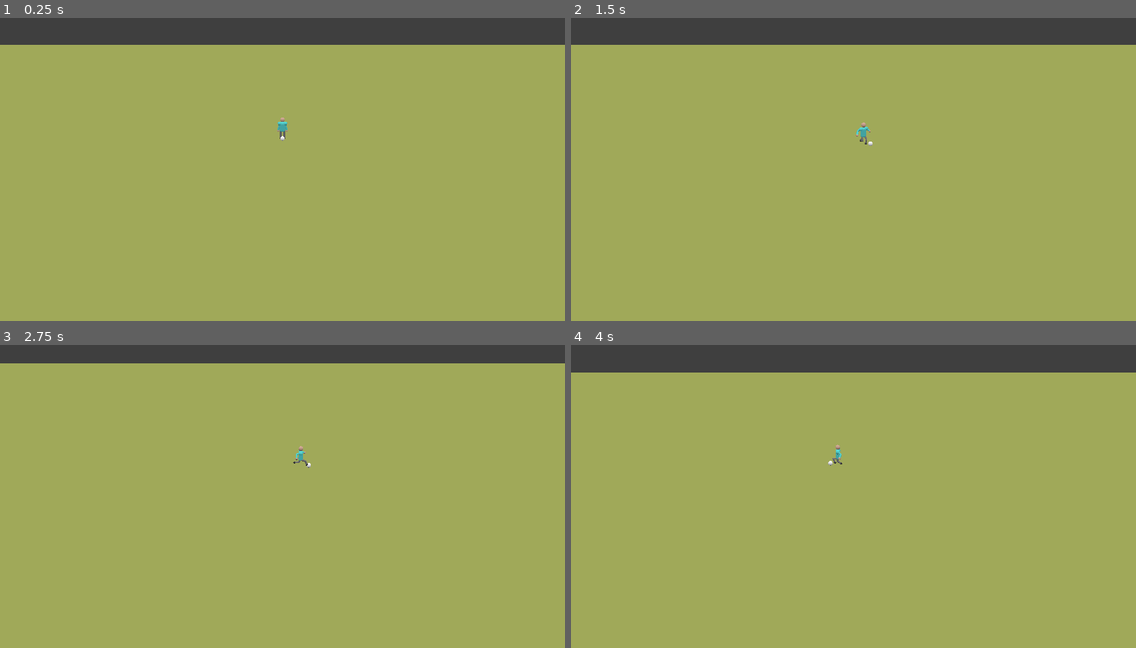
Above: before the commit, frames 1-4 (two rows, left to right).
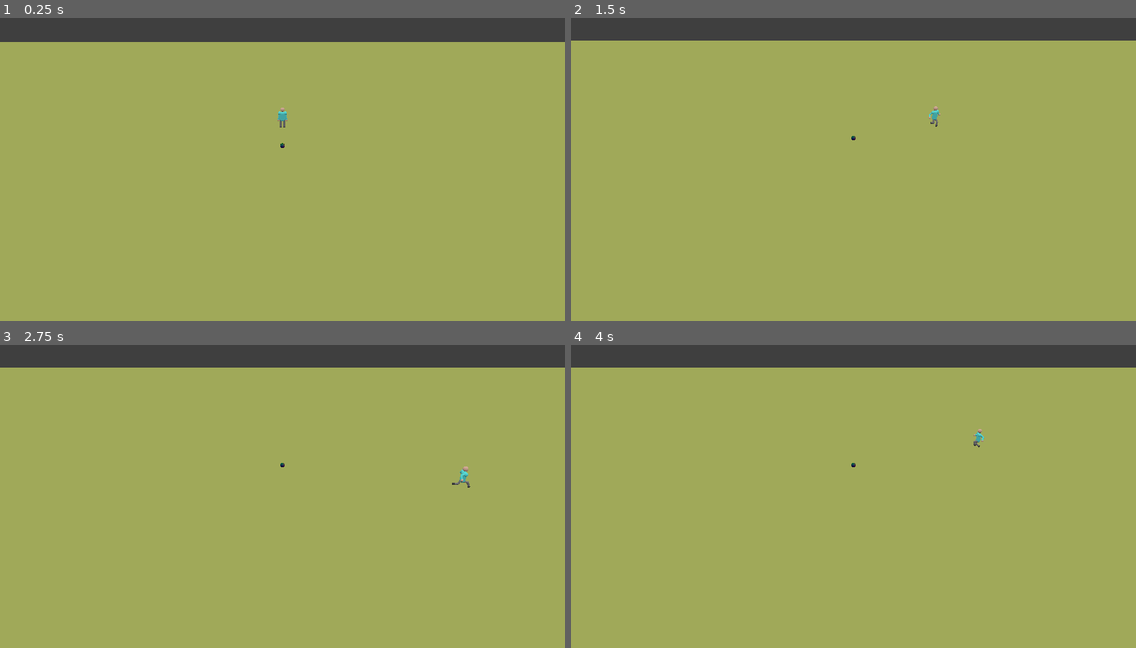
Above: after the commit, the same moments.

Repository: ogilliland/football-game
Game: Godot game, scene res://scenes/game.tscn
Same seed, same stepped clock (60 frames per second), same inputs: the game is played once before the commit and once after it.
Inputs:
- Up to frame 1 (0.25 s): no input
- Up to frame 2 (1.5 s): tap Enter at 0.5 s; hold D (move_right) 0.53-1.28 s; hold Space (action_pass, bound only after the commit) 0.53-1.28 s; hold S (move_down) from 1.28 s (still down); tap Space (action_pass, bound only after the commit) at 1.35 s
- Up to frame 3 (2.75 s): release S (move_down) at 2.03 s; hold D (move_right) from 2.03 s (still down); hold Space (action_pass, bound only after the commit) from 2.03 s (still down)
- Up to frame 4 (4 s): release D (move_right) at 2.78 s; release Space (action_pass, bound only after the commit) at 2.78 s; hold W (move_up) 2.78-3.53 s; tap Space (action_pass, bound only after the commit) at 2.85 s; hold A (move_left) from 3.53 s (still down); hold Space (action_pass, bound only after the commit) from 3.53 s (still down)

The runs differ from the first frame. In frame 1, 1.1% of the frame differs, in the area x 0-100%, y 7-43%; in frame 2, 1.6%; in frame 3, 1.6%; in frame 4, 1.8%, in the area x 0-100%, y 7-41%.

Commit message:
Player can kick ball

Diff:
--- a/project.godot
+++ b/project.godot
@@ -48,6 +48,11 @@
 , Object(InputEventJoypadMotion,"resource_local_to_scene":false,"resource_name":"","device":0,"axis":0,"axis_value":1.0,"script":null)
  ]
 }
+action_pass={
+"deadzone": 0.5,
+"events": [ Object(InputEventKey,"resource_local_to_scene":false,"resource_name":"","device":0,"alt":false,"shift":false,"control":false,"meta":false,"command":false,"pressed":false,"scancode":32,"physical_scancode":0,"unicode":0,"echo":false,"script":null)
+ ]
+}
 
 [physics]
 
--- a/scenes/character.tscn
+++ b/scenes/character.tscn
@@ -157,7 +157,11 @@
 nodes/raise_arms/position = Vector2( -290, 630 )
 nodes/time_scale/node = SubResource( 22 )
 nodes/time_scale/position = Vector2( 90, 300 )
-node_connections = [ "time_scale", 0, "blend_move", "output", 0, "combine", "combine", 0, "time_scale", "combine", 1, "blend_arms", "blend_arms", 0, "lower_arms", "blend_arms", 1, "raise_arms" ]
+node_connections = [ "combine", 0, "time_scale", "combine", 1, "blend_arms", "blend_arms", 0, "lower_arms", "blend_arms", 1, "raise_arms", "output", 0, "combine", "time_scale", 0, "blend_move" ]
+
+[sub_resource type="CylinderShape" id=33]
+radius = 0.25
+height = 1.0
 
 [node name="Character" type="KinematicBody"]
 script = ExtResource( 8 )
@@ -165,9 +169,6 @@
 [node name="CollisionShape" type="CollisionShape" parent="."]
 transform = Transform( 1, 0, 0, 0, -4.37114e-08, 1, 0, -1, -4.37114e-08, 0, 0.625, 0 )
 shape = SubResource( 32 )
-
-[node name="BallTarget" type="Position3D" parent="."]
-transform = Transform( 1, 0, 0, 0, 1, 0, 0, 0, 1, 0, 0, 0.25 )
 
 [node name="Body" type="Spatial" parent="."]
 
@@ -248,3 +249,20 @@
 parameters/combine/add_amount = 1.0
 parameters/time_scale/scale = 1.0
 script = ExtResource( 9 )
+
+[node name="BallTarget" type="Position3D" parent="."]
+transform = Transform( 1, 0, 0, 0, 1, 0, 0, 0, 1, 0, 0.125, 0.25 )
+
+[node name="BallCaptureArea" type="Area" parent="."]
+monitorable = false
+
+[node name="CollisionShape" type="CollisionShape" parent="BallCaptureArea"]
+transform = Transform( 1, 0, 0, 0, 1, 0, 0, 0, 1, 0, 0.5, 0.25 )
+shape = SubResource( 33 )
+
+[node name="ResetTimer" type="Timer" parent="BallCaptureArea"]
+wait_time = 0.25
+one_shot = true
+
+[connection signal="body_entered" from="BallCaptureArea" to="." method="_on_ball_capture_area_body_entered"]
+[connection signal="timeout" from="BallCaptureArea/ResetTimer" to="." method="_on_ball_capture_area_timeout"]
--- a/scenes/game.tscn
+++ b/scenes/game.tscn
@@ -10,28 +10,34 @@
 [sub_resource type="SpatialMaterial" id=2]
 albedo_color = Color( 0.639216, 0.678431, 0.345098, 1 )
 
+[sub_resource type="BoxShape" id=6]
+extents = Vector3( 45, 1, 22.5 )
+
+[sub_resource type="PhysicsMaterial" id=9]
+bounce = 0.5
+
 [sub_resource type="SphereMesh" id=3]
 radius = 0.125
 height = 0.25
 
-[sub_resource type="SpatialMaterial" id=4]
+[sub_resource type="Shader" id=7]
+code = "shader_type spatial;
+
+void vertex() {
+	COLOR = vec4(VERTEX, 1.0);
+}
+
+void fragment() {
+	ALBEDO = COLOR.rgb;
+}"
+
+[sub_resource type="ShaderMaterial" id=8]
+shader = SubResource( 7 )
+
+[sub_resource type="SphereShape" id=5]
+radius = 0.13
 
 [node name="Game" type="Spatial"]
-
-[node name="Floor" type="MeshInstance" parent="."]
-mesh = SubResource( 1 )
-material/0 = SubResource( 2 )
-
-[node name="Character" parent="." instance=ExtResource( 1 )]
-
-[node name="Ball" type="Spatial" parent="."]
-transform = Transform( 1, 0, 0, 0, 1, 0, 0, 0, 1, 0, 0, 0.5 )
-script = ExtResource( 2 )
-
-[node name="MeshInstance" type="MeshInstance" parent="Ball"]
-transform = Transform( 1, 0, 0, 0, 1, 0, 0, 0, 1, 0, 0.125, 0 )
-mesh = SubResource( 3 )
-material/0 = SubResource( 4 )
 
 [node name="Camera" type="Spatial" parent="."]
 script = ExtResource( 3 )
@@ -44,3 +50,30 @@
 transform = Transform( 1, 0, 0, 0, 1, 0, 0, 0, 1, 0, 0, 20 )
 fov = 50.0
 size = 20.0
+
+[node name="Floor" type="StaticBody" parent="."]
+
+[node name="MeshInstance" type="MeshInstance" parent="Floor"]
+mesh = SubResource( 1 )
+skeleton = NodePath("../..")
+material/0 = SubResource( 2 )
+
+[node name="CollisionShape" type="CollisionShape" parent="Floor"]
+transform = Transform( 1, 0, 0, 0, 1, 0, 0, 0, 1, 0, -1, 0 )
+shape = SubResource( 6 )
+
+[node name="Ball" type="RigidBody" parent="."]
+transform = Transform( 1, 0, 0, 0, 1, 0, 0, 0, 1, 0, 0.125, 2.5 )
+physics_material_override = SubResource( 9 )
+linear_damp = 0.5
+script = ExtResource( 2 )
+
+[node name="MeshInstance" type="MeshInstance" parent="Ball"]
+mesh = SubResource( 3 )
+skeleton = NodePath("")
+material/0 = SubResource( 8 )
+
+[node name="CollisionShape" type="CollisionShape" parent="Ball"]
+shape = SubResource( 5 )
+
+[node name="Character" parent="." instance=ExtResource( 1 )]
--- a/scripts/ball.gd
+++ b/scripts/ball.gd
@@ -1,13 +1,21 @@
-extends Spatial
+extends RigidBody
 
 var target: Node
 var target_pos: Vector3
 
-func _ready() -> void:
-	target = get_node("../Character").ball_target
+func set_target(new_target: Node) -> void:
+	target = new_target
+	collision_layer = 2
+	collision_mask = 2
+	sleeping = true
+
+func clear_target() -> void:
+	target = null
+	collision_layer = 1
+	collision_mask = 1
+	sleeping = false
 
 func _physics_process(delta: float) -> void:
 	if target:
 		target_pos = target.global_transform.origin
-
-	translation = lerp(translation, target_pos, 10.0*delta)
+		translation = lerp(translation, target_pos, 10.0*delta)
--- a/scripts/character.gd
+++ b/scripts/character.gd
@@ -6,8 +6,11 @@
 
 onready var animation_tree = $AnimationTree
 onready var ball_target = $BallTarget
+onready var ball_capture_area = $BallCaptureArea
 
 var velocity: Vector3
+var has_ball: float = false
+var ball: Spatial
 
 func _physics_process(delta: float) -> void:
 	var direction := Vector3(
@@ -49,3 +52,22 @@
 		# Interpolate using spherical-linear interpolation (SLERP)
 		var c = a.slerp(b, 0.25)
 		transform.basis = Basis(c)
+
+func _input(event: InputEvent) -> void:
+	if event.is_action_pressed("action_pass") and has_ball:
+		ball_capture_area.monitoring = false
+		ball_capture_area.get_node("ResetTimer").start()
+		ball.clear_target()
+		var impulse = 10 * global_transform.basis.z
+		impulse += 5 * Vector3.UP
+		ball.apply_central_impulse(impulse)
+		has_ball = false
+
+func _on_ball_capture_area_body_entered(body: PhysicsBody) -> void:
+	if body.name == "Ball":
+		body.set_target(ball_target)
+		ball = body
+		has_ball = true
+
+func _on_ball_capture_area_timeout():
+	ball_capture_area.monitoring = true
Not shown: 1 places in scenes/character.tscn that only renumber resources
Not shown: 1 places in scenes/game.tscn that only renumber resources
